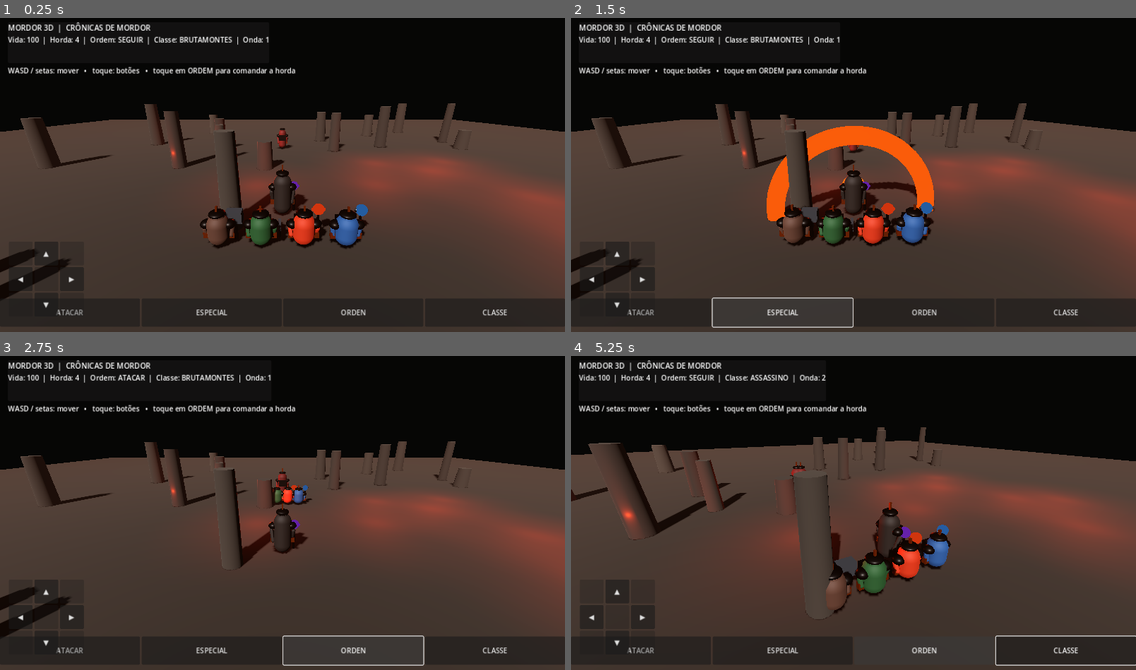
Above: before the commit, frames 1-4 (two rows, left to right).
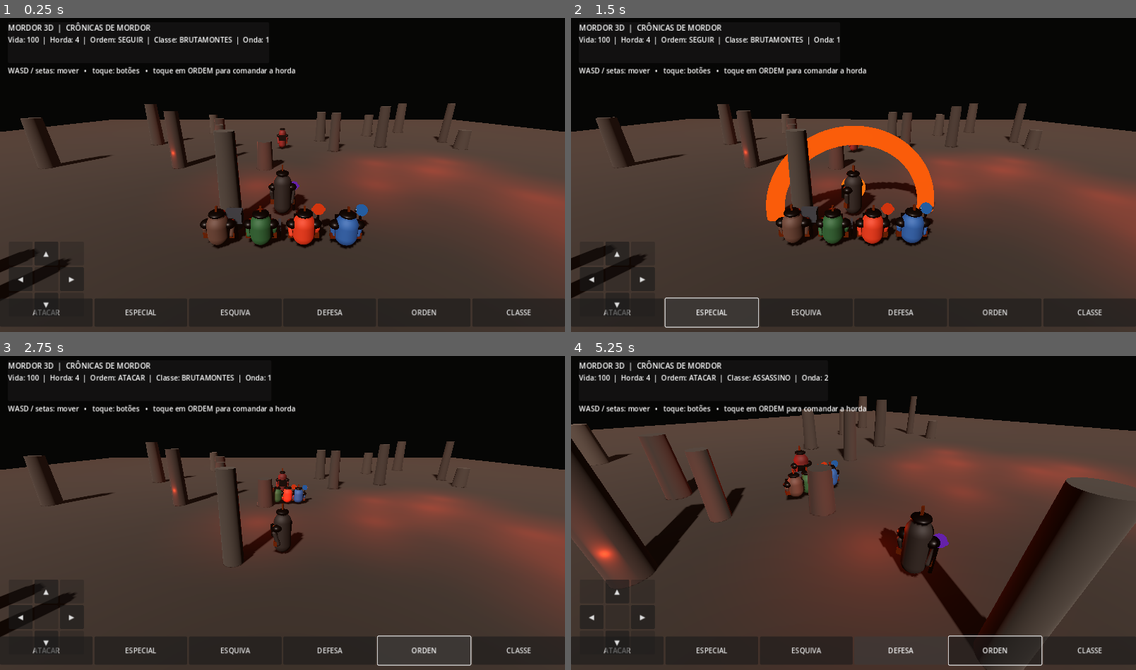
Above: after the commit, the same moments.

Repository: souzaleite24-ai/MordorTrolDeRubiAndroid
Game: Godot game, scene res://scenes/mordor_world.tscn
The game is run twice, just before and just after one commit, with the same random seed, the same clock (stepped at 60 frames per second) and the same inputs.
Inputs (mouse positions are in pixels of both pictures, inside the frame that each line leads up to):
- Up to frame 1 (0.25 s): no input
- Up to frame 2 (1.5 s): click "ATACAR" at 0.5 s; click "ESPECIAL" at 1.25 s
- Up to frame 3 (2.75 s): click "ORDEN" at 2 s
- Up to frame 4 (5.25 s): click (808, 651) at 2.75 s, where only the run after the commit has a clickable "ESQUIVA"; click "CLASSE" at 3.5 s; click (898, 651) at 4.25 s, where only the run after the commit has a clickable "DEFESA"; hold Right (ui_right) from 5.03 s (still down)

The runs differ from the first frame. In frame 1, 0.6% of the frame differs, in the area x 5-94%, y 89-96%; in frame 2, 2.2%; in frame 3, 1.8%; in frame 4, 29%, in the area x 0-100%, y 5-100%.

Commit message:
Add melee combos dodge and guard mechanics

Diff:
--- a/godot/scripts/mordor_world.gd
+++ b/godot/scripts/mordor_world.gd
@@ -16,6 +16,12 @@
 var status_label: Label
 var attack_cooldown := 0.0
 var special_cooldown := 0.0
+var dodge_cooldown := 0.0
+var dodge_time := 0.0
+var dodge_direction := Vector3.ZERO
+var guarding := false
+var combo_step := 0
+var combo_window := 0.0
 var player_health := 100.0
 var player_hit_cooldown := 0.0
 var wave := 1
@@ -337,7 +343,7 @@
 	controls.offset_top = -76
 	controls.offset_bottom = -12
 	layer.add_child(controls)
-	for action in ["ATACAR", "ESPECIAL", "ORDEN", "CLASSE"]:
+	for action in ["ATACAR", "ESPECIAL", "ESQUIVA", "DEFESA", "ORDEN", "CLASSE"]:
 		var button := Button.new()
 		button.text = action
 		button.size_flags_horizontal = Control.SIZE_EXPAND_FILL
@@ -375,6 +381,11 @@
 			_attack()
 		"ESPECIAL":
 			_cast_spell()
+		"ESQUIVA":
+			_dodge()
+		"DEFESA":
+			guarding = not guarding
+			_update_status()
 		"ORDEN":
 			selected_order = "ATACAR" if selected_order == "SEGUIR" else "SEGUIR"
 			_update_status()
@@ -437,14 +448,30 @@
 func _attack() -> void:
 	if attack_cooldown > 0.0:
 		return
-	attack_cooldown = 0.55
+	attack_cooldown = 0.32
+	combo_step = (combo_step % 3) + 1
+	combo_window = 0.85
 	_weapon_strike(player.get_child(0) as Node3D)
-	_spawn_combat_flash(player.global_position + player.global_basis * Vector3(0, 1.1, -1.35), Color(1.0, 0.58, 0.16), 2.8)
+	_spawn_combat_flash(player.global_position + player.global_basis * Vector3(0, 1.1, -1.35), Color(1.0, 0.58, 0.16), 2.8 + combo_step * 0.22)
 	for enemy in enemies:
 		if is_instance_valid(enemy) and player.global_position.distance_to(enemy.global_position) < 4.0:
 			_spawn_combat_flash(enemy.global_position + Vector3(0, 1.0, 0), Color(1.0, 0.25, 0.08), 1.7)
-			_damage_enemy(enemy, 42.0)
+			_damage_enemy(enemy, 24.0 + combo_step * 9.0)
+			if combo_step == 3:
+				_spawn_special_ring(enemy.global_position + Vector3(0, 0.15, 0), Color(1.0, 0.52, 0.12), 1.9)
 			break
+
+func _dodge() -> void:
+	if dodge_cooldown > 0.0:
+		return
+	var input := Input.get_vector("ui_left", "ui_right", "ui_up", "ui_down")
+	dodge_direction = Vector3(input.x, 0, input.y)
+	if dodge_direction.length() < 0.1:
+		dodge_direction = -player.global_basis.z
+	dodge_direction = dodge_direction.normalized()
+	dodge_time = 0.22
+	dodge_cooldown = 1.1
+	_spawn_special_ring(player.global_position + Vector3(0, 0.12, 0), Color(0.55, 0.55, 0.62), 1.45)
 
 func _weapon_strike(actor: Node3D) -> void:
 	var pivot := actor.get_node_or_null("WeaponPivot") as Node3D
@@ -590,8 +617,9 @@
 		if distance > 1.7:
 			enemy.global_position += to_player.normalized() * 1.6 * delta
 			enemy.look_at(Vector3(player.global_position.x, enemy.global_position.y, player.global_position.z), Vector3.UP)
-		elif player_hit_cooldown <= 0.0:
-			player_health = maxf(0.0, player_health - 8.0)
+		elif player_hit_cooldown <= 0.0 and dodge_time <= 0.0:
+			var incoming_damage := 2.0 if guarding else 8.0
+			player_health = maxf(0.0, player_health - incoming_damage)
 			_spawn_combat_flash(player.global_position + Vector3(0, 1.0, 0), Color(0.9, 0.03, 0.02), 1.4)
 			player_hit_cooldown = 1.0
 			_update_status()
@@ -603,6 +631,11 @@
 func _physics_process(delta: float) -> void:
 	anim_clock += delta
 	attack_cooldown = maxf(0.0, attack_cooldown - delta)
+	dodge_cooldown = maxf(0.0, dodge_cooldown - delta)
+	dodge_time = maxf(0.0, dodge_time - delta)
+	combo_window = maxf(0.0, combo_window - delta)
+	if combo_window <= 0.0:
+		combo_step = 0
 	special_cooldown = maxf(0.0, special_cooldown - delta)
 	var input := Input.get_vector("ui_left", "ui_right", "ui_up", "ui_down")
 	var direction := Vector3(input.x, 0, input.y)
@@ -610,6 +643,9 @@
 		player.rotation.y = lerp_angle(player.rotation.y, atan2(-direction.x, -direction.z), 10.0 * delta)
 	player.velocity.x = direction.x * 6.0
 	player.velocity.z = direction.z * 6.0
+	if dodge_time > 0.0:
+		player.velocity.x = dodge_direction.x * 15.0
+		player.velocity.z = dodge_direction.z * 15.0
 	if not player.is_on_floor():
 		player.velocity.y -= 22.0 * delta
 	else:
